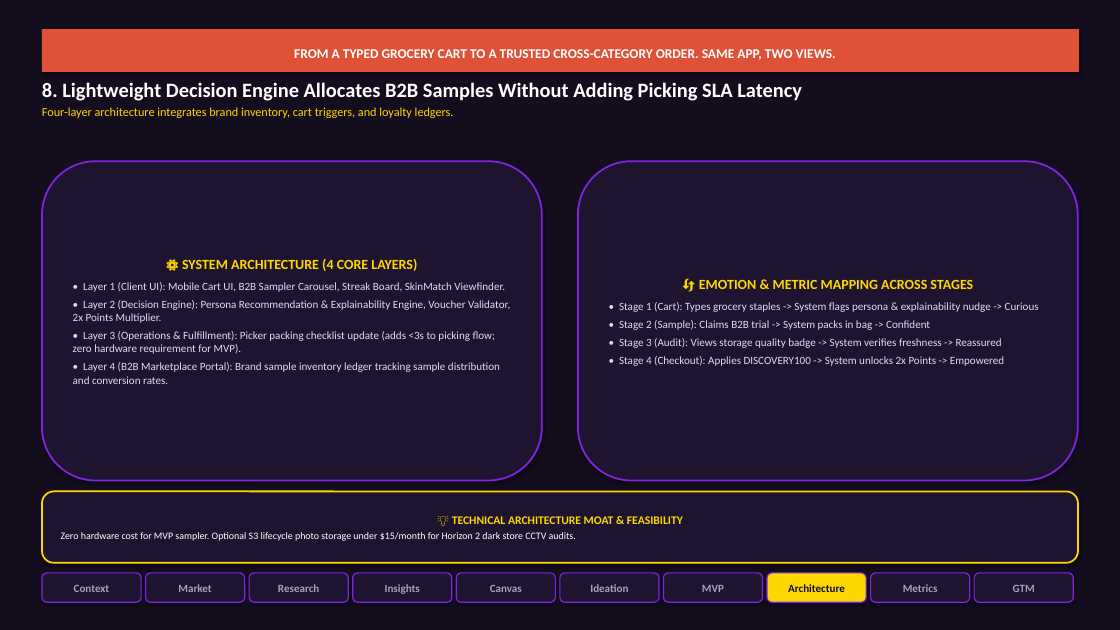
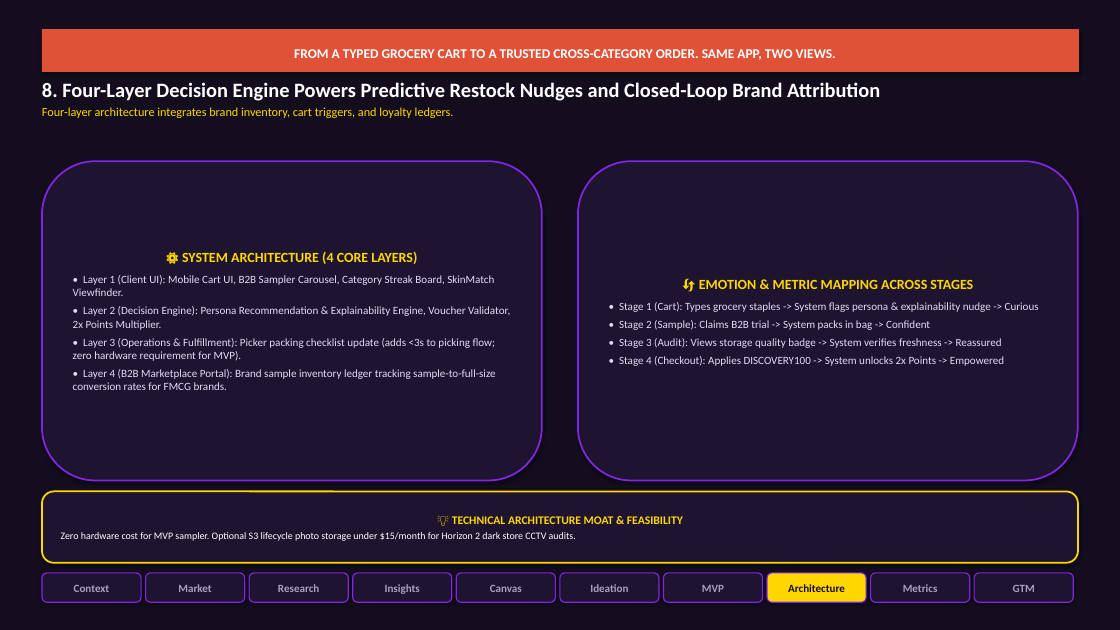
Before and after one commit to akhyashukla03/zeptomvp, a slide deck: slide 8 of NL_Zepto_Growth_PM_Graduation_Project.pptx. Drawn at 1120x630 pixels with LibreOffice and Linux fonts; fonts in the diff are those of the drawing. Boxes give left, top, right and bottom in pixels: in the first picture for what was removed or moved away, otherwise in the second. Text is boxed around its words. In the diff, an @@ line names an element or a change of style, - is before the commit and + after.

Commit message:
Implement 96+ strategic upgrades: repeat habit loop in MVP, category scope concession, unit economics table, data flywheel moat, and randomized holdout incrementality

```diff
--- a/NL_Zepto_Growth_PM_Graduation_Project.pptx
+++ b/NL_Zepto_Growth_PM_Graduation_Project.pptx
@@ text at [42, 82, 880, 101]: text changed @@
-8. Lightweight Decision Engine Allocates B2B Samples Without Adding Picking SLA Latency
+8. Four-Layer Decision Engine Powers Predictive Restock Nudges and Closed-Loop Brand Attribution
@@ text in rounded rectangle at [73, 275, 494, 296]: text changed @@
-• Layer 1 (Client UI): Mobile Cart UI, B2B Sampler Carousel, Streak Board, SkinMatch Viewfinder.
+• Layer 1 (Client UI): Mobile Cart UI, B2B Sampler Carousel, Category Streak Board, SkinMatch Viewfinder.
@@ text in rounded rectangle at [73, 369, 495, 390]: text changed @@
-• Layer 4 (B2B Marketplace Portal): Brand sample inventory ledger tracking sample distribution and conversion rates.
+• Layer 4 (B2B Marketplace Portal): Brand sample inventory ledger tracking sample-to-full-size conversion rates for FMCG brands.
```
Also in this commit, not shown: 9 other slides changed, 5 other files.
